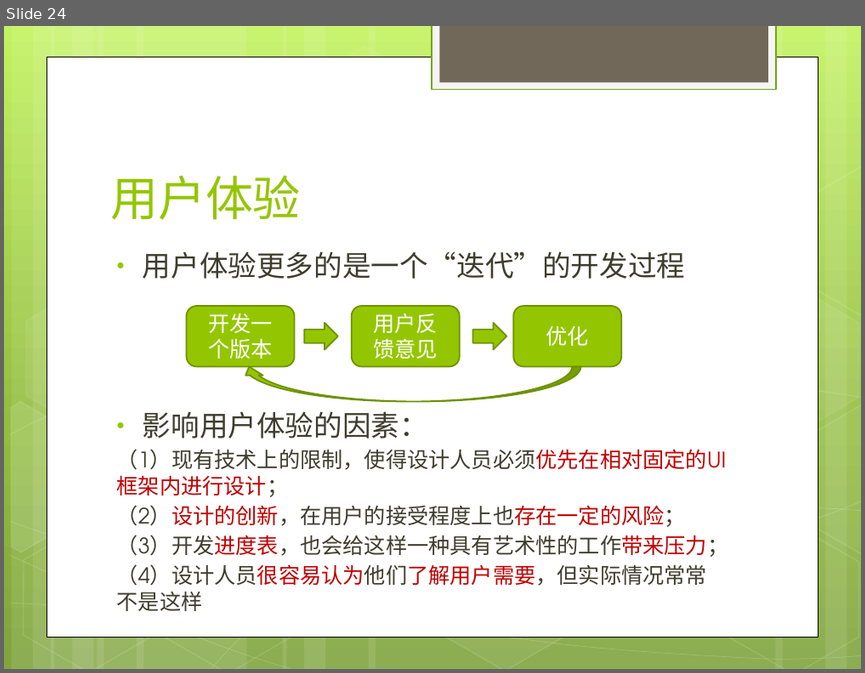
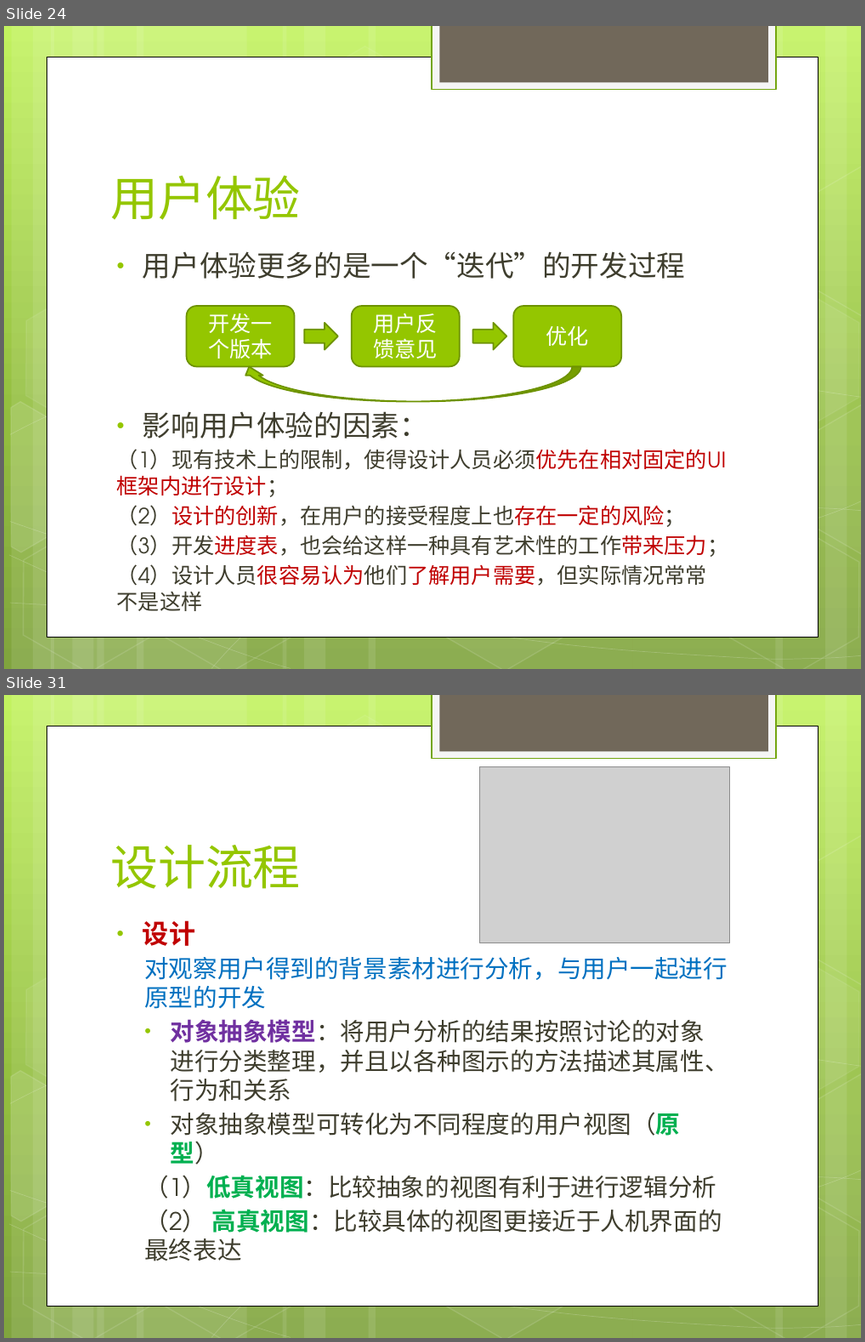
Before and after one commit to willianlam/Classes, a slide deck: 交互设计基础/课件/第5讲 界面设计.pptx. Shown one above the other, each under a label of ours: slide 24 before the commit, slides 24 and 31 after it; the slides between them are not shown. The pictures are 865x673 and 865x1342 pixels, drawn with LibreOffice and Linux fonts; fonts in the diff are those of the drawing; grey boxes stand for pictures. Boxes give left, top, right and bottom in pixels: in the first picture for what was removed or moved away, otherwise in the second. Text is boxed around its words. In the diff, an @@ line names an element or a change of style, - is before the commit and + after.

```diff
--- a/交互设计基础/课件/第5讲 界面设计.pptx
+++ b/交互设计基础/课件/第5讲 界面设计.pptx
@@ slide 31 added at [4,695,861,1338], background gradient #C3F35F to #93BF3F to #81A53E; not listed: 31 template elements that a slide beside it also shows @@
@@ picture added at [479,767,730,942] @@
@@ title added at [110,845,301,889], 40 pt, text #94C600 @@
+设计流程
@@ text added at [143,920,729,1232], 20.4 pt, text #3E3D2D @@
+• 设计
+  对观察用户得到的背景素材进行分析，与用户一起进行原型的开发
+  • 对象抽象模型：将用户分析的结果按照讨论的对象进行分类整理，并且以各种图示的方法描述其属性、行为和关系
+  • 对象抽象模型可转化为不同程度的用户视图（原型）
+  （1）低真视图：比较抽象的视图有利于进行逻辑分析
+  （2） 高真视图：比较具体的视图更接近于人机界面的最终表达
```
Also in this commit, not shown: 1 slide changed, 16 other slides added, 3 other files.
